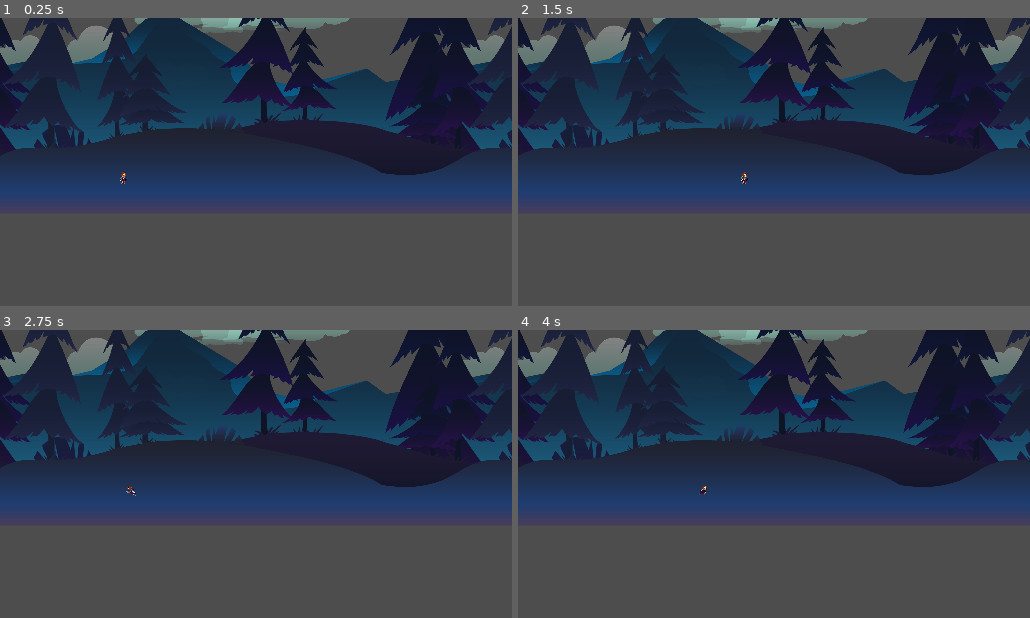
Above: before the commit, frames 1-4 (two rows, left to right).
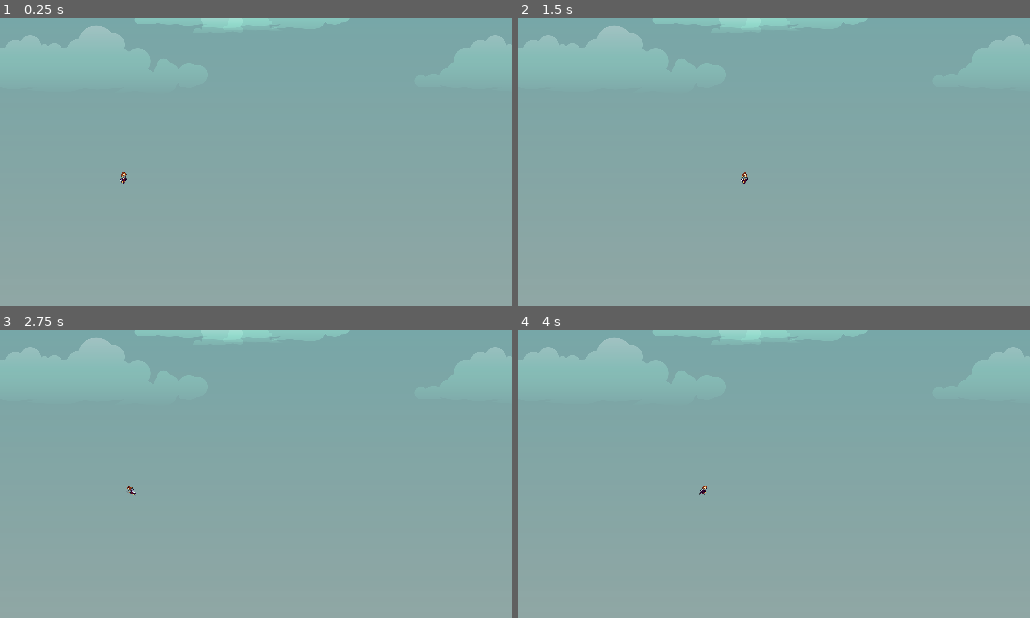
Above: after the commit, the same moments.

Repository: BaoQui/Pablo-s-Adventure
Game: Godot game, scene res://Level2.tscn
The game is run twice, just before and just after one commit, with the same random seed, the same clock (stepped at 60 frames per second) and the same inputs. This scene is started directly instead of the project's main scene.
Inputs (mouse positions are in pixels of both pictures, inside the frame that each line leads up to):
- Up to frame 1 (0.25 s): no input
- Up to frame 2 (1.5 s): tap Enter (ui_accept) at 0.5, 0.77 s; move the mouse to (886, 147) at 0.52 s; hold Right (ui_right) 0.53-1.25 s; tap I at 0.6 s; click (886, 147) at 0.67 s; drag from (671, 176) to (748, 219) at 1.27 s
- Up to frame 3 (2.75 s): tap Enter (ui_accept) at 2 s; move the mouse to (307, 410) at 2.02 s; hold Left (ui_left) from 2.03 s (still down); tap I at 2.1 s
- Up to frame 4 (4 s): release Left (ui_left) at 2.75 s; tap Enter (ui_accept) at 2.75, 3.5, 3.77 s; drag from (748, 531) to (620, 430) at 2.77 s; move the mouse to (927, 517) at 3.52 s; hold Right (ui_right) from 3.53 s (still down); tap I at 3.6 s

The runs differ from the first frame. In frame 1, 100% of the frame differs, in the area x 0-100%, y 0-100%; in frame 2, 100%; in frame 3, 100%; in frame 4, 100%.

Commit message:
more update on new level

Diff:
--- a/Level2.tscn
+++ b/Level2.tscn
@@ -37,10 +37,12 @@
 [ext_resource type="Texture2D" uid="uid://c6nw2xnyq4jq3" path="res://Individual Sprite/Run/Warrior_Run_6.png" id="35_5bkqw"]
 [ext_resource type="Texture2D" uid="uid://nkawfcwdw7s0" path="res://Individual Sprite/Run/Warrior_Run_7.png" id="36_n4hvk"]
 [ext_resource type="Texture2D" uid="uid://ckvxd27cfxuk3" path="res://Individual Sprite/Run/Warrior_Run_8.png" id="37_xcd6y"]
-[ext_resource type="Texture2D" uid="uid://bwhg4yiytndpy" path="res://Assets/game_background_3/layers/rocks.png" id="38_j286a"]
-[ext_resource type="Texture2D" uid="uid://bbiue8ljefhl2" path="res://Assets/game_background_3/layers/ground_3.png" id="39_fi16w"]
+[ext_resource type="Texture2D" uid="uid://c111jenecxckj" path="res://Assets/game_background_1/layers/clouds_2.png" id="38_apgbi"]
+[ext_resource type="Texture2D" uid="uid://gxmq6j52td8a" path="res://Assets/game_background_2/layers/clouds_3.png" id="39_f7eu1"]
 [ext_resource type="Texture2D" uid="uid://cfm4qfisv4nof" path="res://Assets/game_background_3/layers/clouds_1.png" id="40_vho2s"]
-[ext_resource type="Texture2D" uid="uid://x312j8qyb6es" path="res://Assets/game_background_3/layers/ground_2.png" id="41_fi16w"]
+[ext_resource type="Texture2D" uid="uid://nuccvasjd2w6" path="res://Assets/game_background_2/layers/sky.png" id="41_j286a"]
+[ext_resource type="Script" uid="uid://dcprf2iwgi3qv" path="res://goal.gd" id="42_fi16w"]
+[ext_resource type="Texture2D" uid="uid://bqd5ljc08ew7o" path="res://pixil-frame-0 (1).png" id="43_vho2s"]
 
 [sub_resource type="SpriteFrames" id="SpriteFrames_gme1u"]
 animations = [{
@@ -193,6 +195,9 @@
 
 [sub_resource type="RectangleShape2D" id="RectangleShape2D_j286a"]
 size = Vector2(36.1023, 3334.74)
+
+[sub_resource type="RectangleShape2D" id="RectangleShape2D_annok"]
+size = Vector2(3.76559, 7.86977)
 
 [node name="Node2D" type="Node2D"]
 
@@ -261,9 +266,9 @@
 motion_mirroring = Vector2(465, 0)
 
 [node name="Sprite2D" type="Sprite2D" parent="ParallaxBackground/ParallaxLayer"]
-position = Vector2(153, 30)
+position = Vector2(155, -366)
 scale = Vector2(0.242188, 0.256944)
-texture = ExtResource("38_j286a")
+texture = ExtResource("38_apgbi")
 
 [node name="ParallaxLayer2" type="ParallaxLayer" parent="ParallaxBackground"]
 position = Vector2(-1, 3)
@@ -271,9 +276,9 @@
 motion_mirroring = Vector2(465, 0)
 
 [node name="Sprite2D" type="Sprite2D" parent="ParallaxBackground/ParallaxLayer2"]
-position = Vector2(153, 27)
+position = Vector2(267, -229)
 scale = Vector2(0.242188, 0.256944)
-texture = ExtResource("39_fi16w")
+texture = ExtResource("39_f7eu1")
 
 [node name="ParallaxLayer3" type="ParallaxLayer" parent="ParallaxBackground"]
 position = Vector2(1, 9)
@@ -292,8 +297,24 @@
 motion_mirroring = Vector2(465, 0)
 
 [node name="Sprite2D" type="Sprite2D" parent="ParallaxBackground/ParallaxLayer4"]
-position = Vector2(149, 48)
-scale = Vector2(0.242188, 0.256944)
-texture = ExtResource("41_fi16w")
+z_index = -2
+position = Vector2(244, 162)
+scale = Vector2(0.256511, 1.26285)
+texture = ExtResource("41_j286a")
+
+[node name="Goal" type="Area2D" parent="ParallaxBackground"]
+position = Vector2(677, -63)
+scale = Vector2(3.665, 3.665)
+disable_mode = 2
+script = ExtResource("42_fi16w")
+
+[node name="CollisionShape2D" type="CollisionShape2D" parent="ParallaxBackground/Goal"]
+position = Vector2(-0.427887, -2.46938)
+shape = SubResource("RectangleShape2D_annok")
+
+[node name="Sprite2D" type="Sprite2D" parent="ParallaxBackground/Goal" groups=["Player"]]
+position = Vector2(-0.990348, -2.14728)
+scale = Vector2(0.36971, 0.28689)
+texture = ExtResource("43_vho2s")
 
 [connection signal="body_entered" from="Player/PunchHitbox" to="Player" method="_on_punch_hitbox_body_entered"]
Not shown: 1 places in Level2.tscn that only renumber resources
